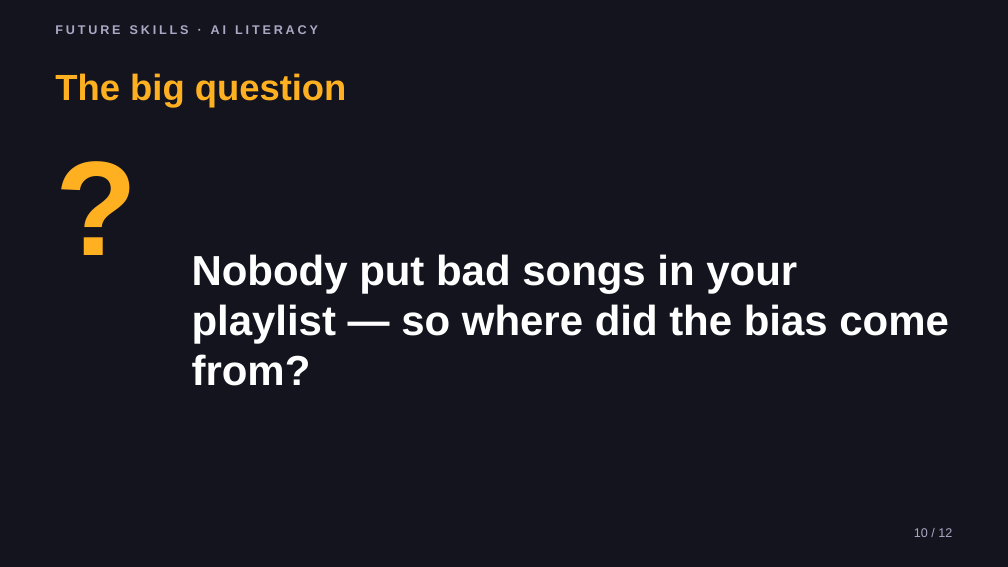
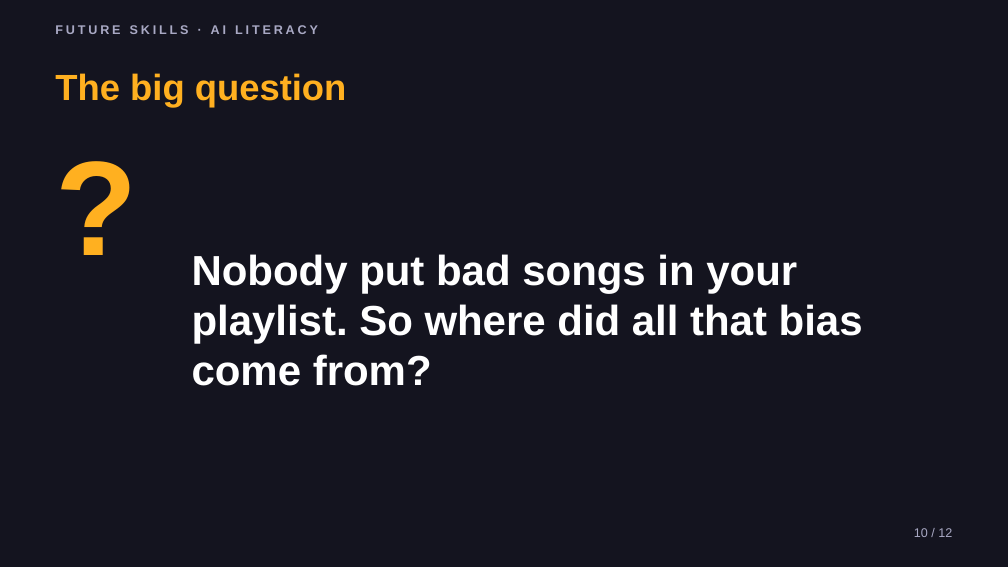
Before and after one commit to phiunit/tptphi, a slide deck: slide 10 of products/ai-training-data-crate/dist/What's in the Playlist - Slides.pptx. Drawn at 1008x567 pixels with LibreOffice and Linux fonts; fonts in the diff are those of the drawing. Boxes give left, top, right and bottom in pixels: in the first picture for what was removed or moved away, otherwise in the second. Text is boxed around its words. In the diff, an @@ line names an element or a change of style, - is before the commit and + after.

```diff
--- a/products/ai-training-data-crate/dist/What's in the Playlist - Slides.pptx
+++ b/products/ai-training-data-crate/dist/What's in the Playlist - Slides.pptx
@@ text at [192,254,863,386]: text changed @@
-Nobody put bad songs in your playlist — so where did the bias come from?
+Nobody put bad songs in your playlist. So where did all that bias come from?
```
Also in this commit, not shown: 8 other slides changed, 33 other files.
